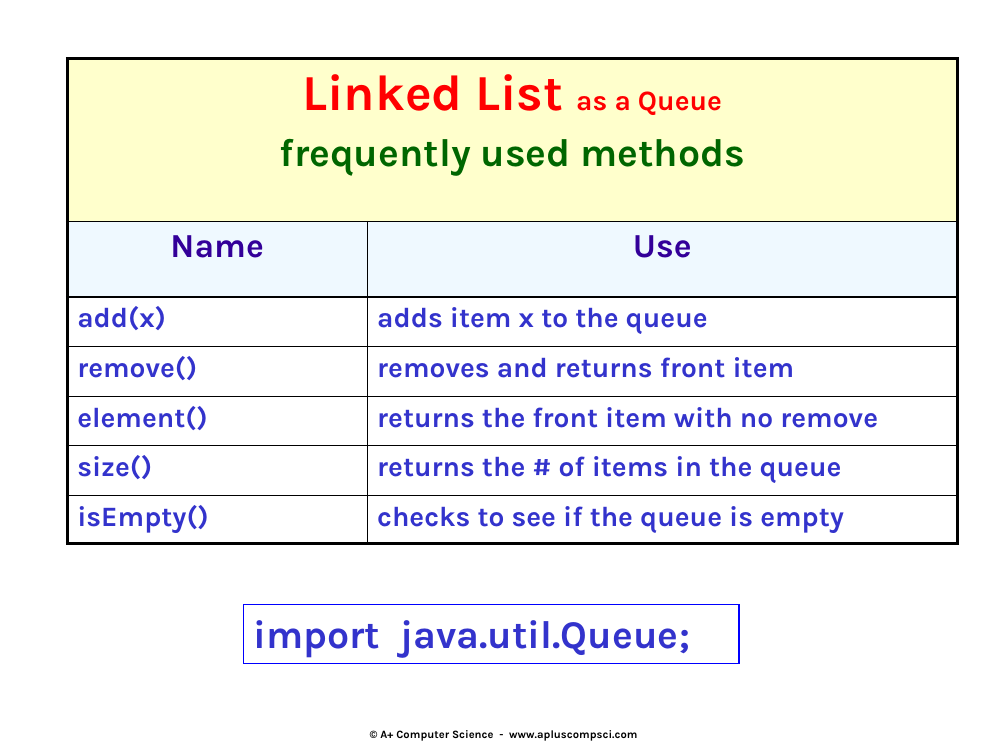
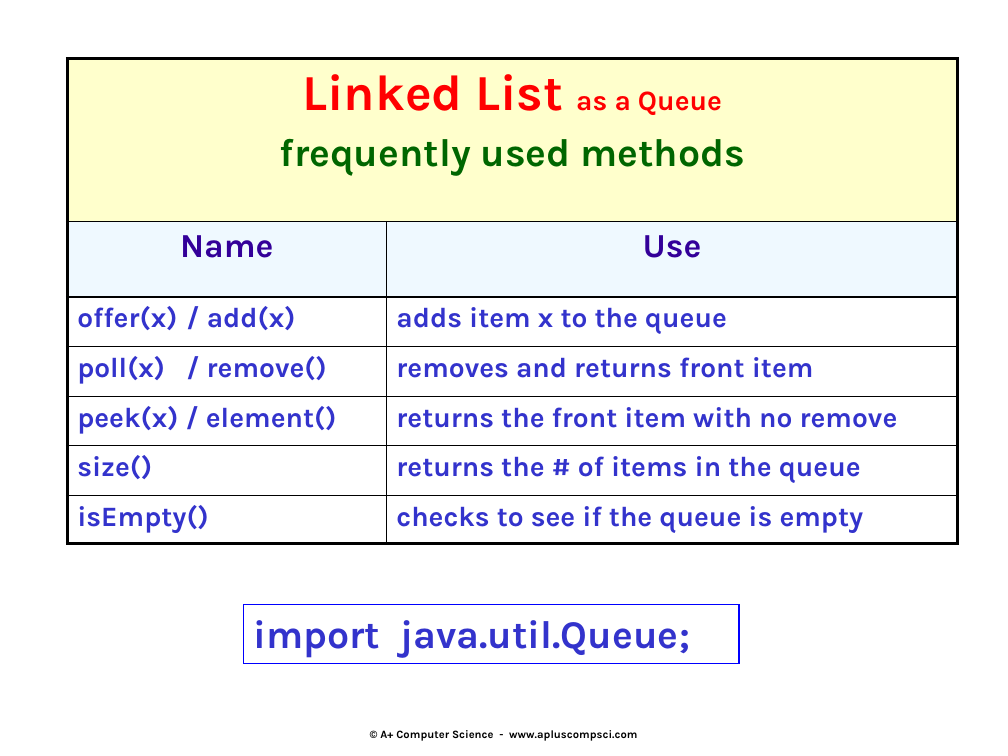
Before and after one commit to Cy-FairCS/cs3, a slide deck: slide 18 of u06c_queues/notes/_queues.pptx (slide 17 before the commit). Drawn at 1008x756 pixels with LibreOffice and Linux fonts; fonts in the diff are those of the drawing. Boxes give left, top, right and bottom in pixels: in the first picture for what was removed or moved away, otherwise in the second. Text is boxed around its words. In the diff, an @@ line names an element or a change of style, - is before the commit and + after.

```diff
--- a/u06c_queues/notes/_queues.pptx
+++ b/u06c_queues/notes/_queues.pptx
@@ table at <box>68,58,959,543</box> @@
-row 3, column 1: add(x)
+row 3, column 1: offer(x) / add(x)
-row 4, column 1: remove()
+row 4, column 1: poll(x) / remove()
-row 5, column 1: element()
+row 5, column 1: peek(x) / element()
```
Also in this commit, not shown: 7 other slides changed, 4 slides added.
